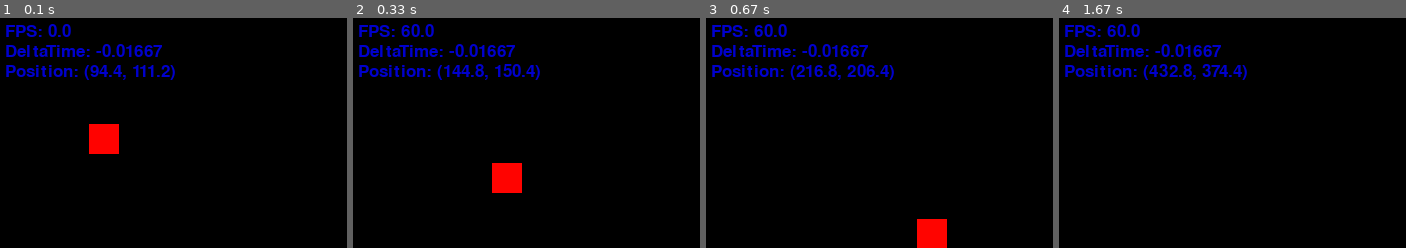
Above: before the commit, frames 1-4 (left to right).
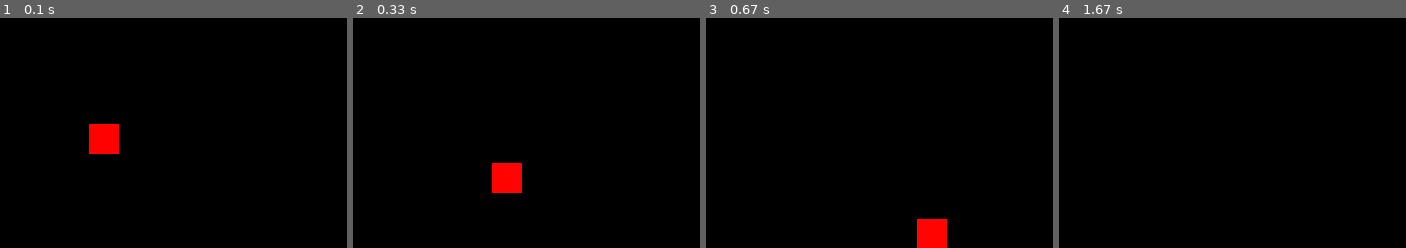
Above: after the commit, the same moments.

Repository: OusmBlueNinja/Bounce
Game: pygame game, started from src/main.py
Same seed, same stepped clock (60 frames per second), same inputs: the game is played once before the commit and once after it.
Inputs:
- Up to frame 1 (0.1 s): no input
- Up to frame 2 (0.33 s): no input
- Up to frame 3 (0.67 s): no input
- Up to frame 4 (1.67 s): no input
The pictures show only the part of the screen within x 0-50%, y 0-50%; the shares and areas given below are measured in that part.

The runs differ from the first frame. In frame 1, 2.9% of the frame differs, in the area x 1-51%, y 2-27%; in frame 2, 3.2%; in frame 3, 3.2%, in the area x 1-55%, y 2-27%; in frame 4, 3.2%.

Commit message:
Update data.py

Diff:
--- a/src/data.py
+++ b/src/data.py
@@ -3,7 +3,7 @@
 
 name = "Bounce"
 version = "2.3"
-verbos = True
+verbos = False
 
 
 class color:
